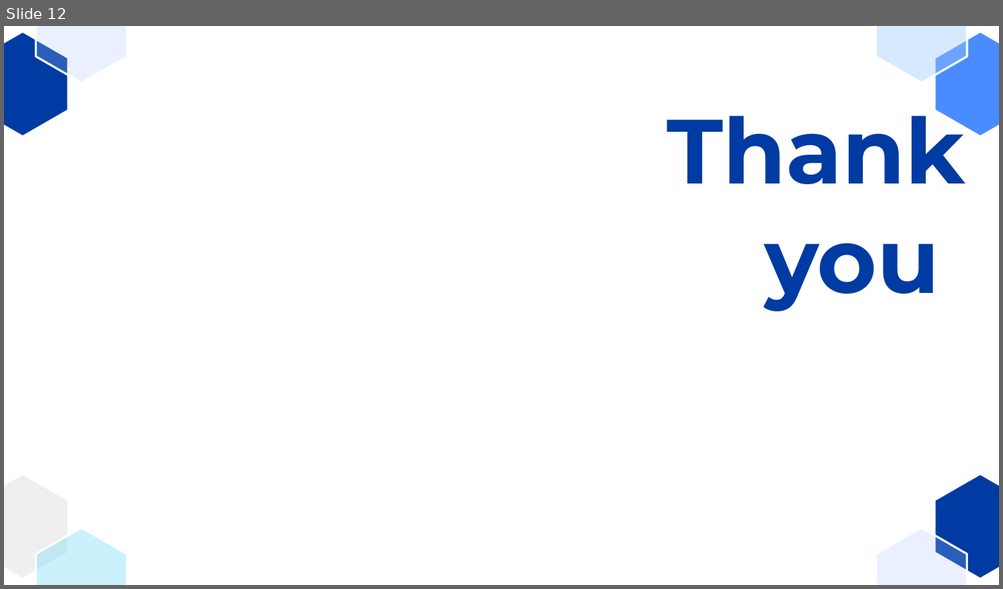
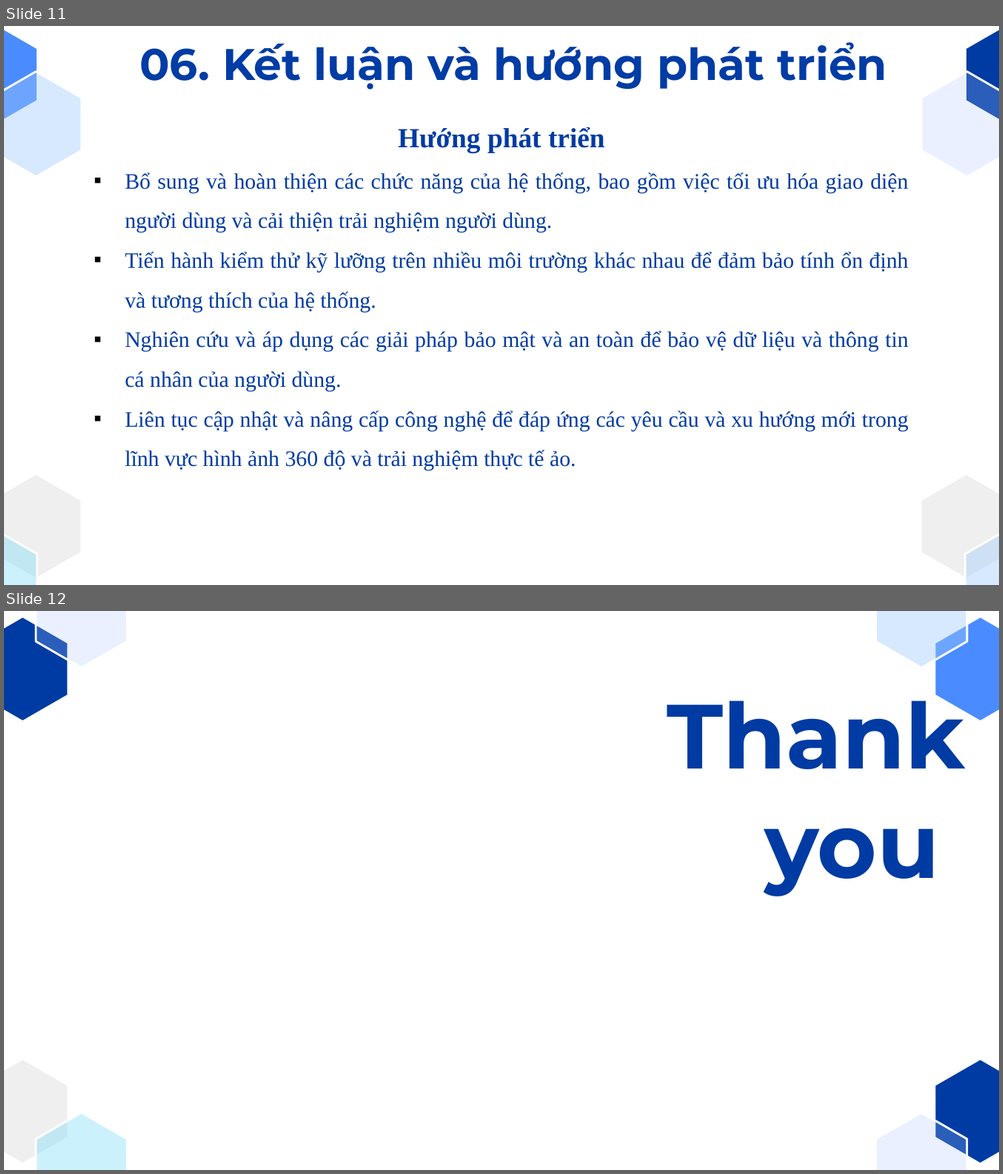
Before and after one commit to NguyenVanManh-AI/GeoModellingCK, a slide deck: SlideBaoCaoCuoiKi.pptx. Shown one above the other, each under a label of ours: slide 12 before the commit, slides 11 and 12 after it. The pictures are 1003x589 and 1003x1174 pixels, drawn with LibreOffice and Linux fonts; fonts in the diff are those of the drawing; background and template pictures are left out. Boxes give left, top, right and bottom in pixels: in the first picture for what was removed or moved away, otherwise in the second. Text is boxed around its words. In the diff, an @@ line names an element or a change of style, - is before the commit and + after.

```diff
--- a/SlideBaoCaoCuoiKi.pptx
+++ b/SlideBaoCaoCuoiKi.pptx
@@ slide 11 added at bbox=[4, 26, 999, 585], background #FFFFFF @@
@@ text added at bbox=[139, 42, 887, 90], 32 pt, text #003CA5, bold @@
+06. Kết luận và hướng phát triển
@@ group added at bbox=[4, 26, 999, 585]: 8 freeform shapes @@
@@ text added at bbox=[125, 127, 908, 471], 16 pt, text #003BA3 @@
+  Hướng phát triển
+▪ Bổ sung và hoàn thiện các chức năng của hệ thống, bao gồm việc tối ưu hóa giao diện người dùng và cải thiện trải nghiệm người dùng.
+▪ Tiến hành kiểm thử kỹ lưỡng trên nhiều môi trường khác nhau để đảm bảo tính ổn định và tương thích của hệ thống.
+▪ Nghiên cứu và áp dụng các giải pháp bảo mật và an toàn để bảo vệ dữ liệu và thông tin cá nhân của người dùng.
+▪ Liên tục cập nhật và nâng cấp công nghệ để đáp ứng các yêu cầu và xu hướng mới trong lĩnh vực hình ảnh 360 độ và trải nghiệm thực tế ảo.
```
Also in this commit, not shown: 1 slide changed, 1 slide removed, 5 other files.
